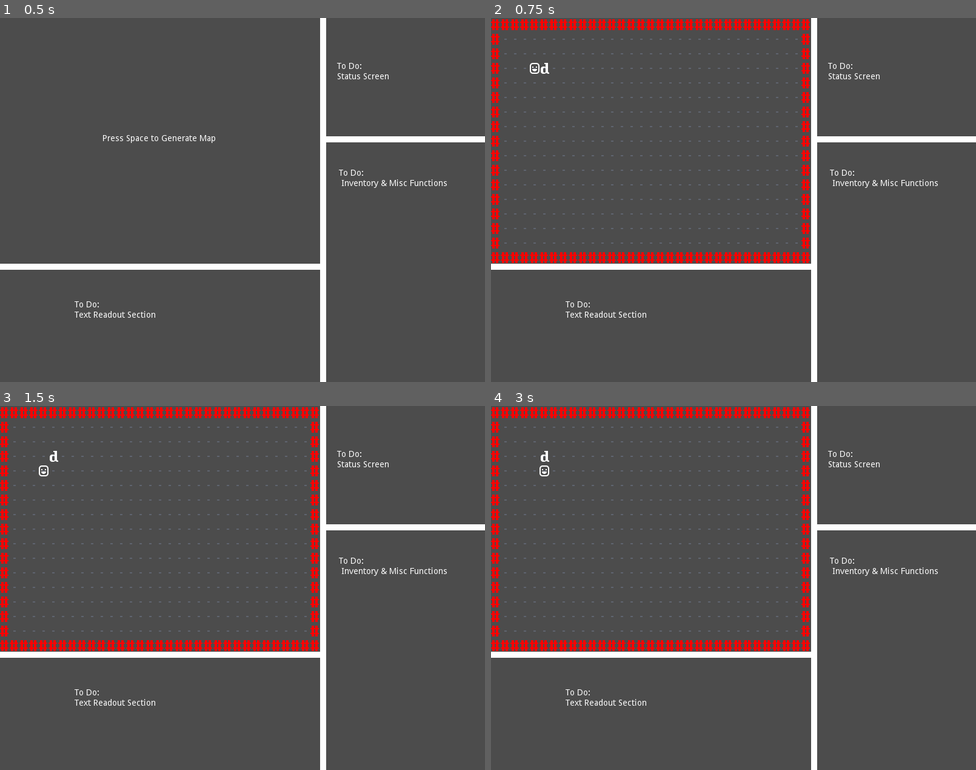
Above: before the commit, frames 1-4 (two rows, left to right).
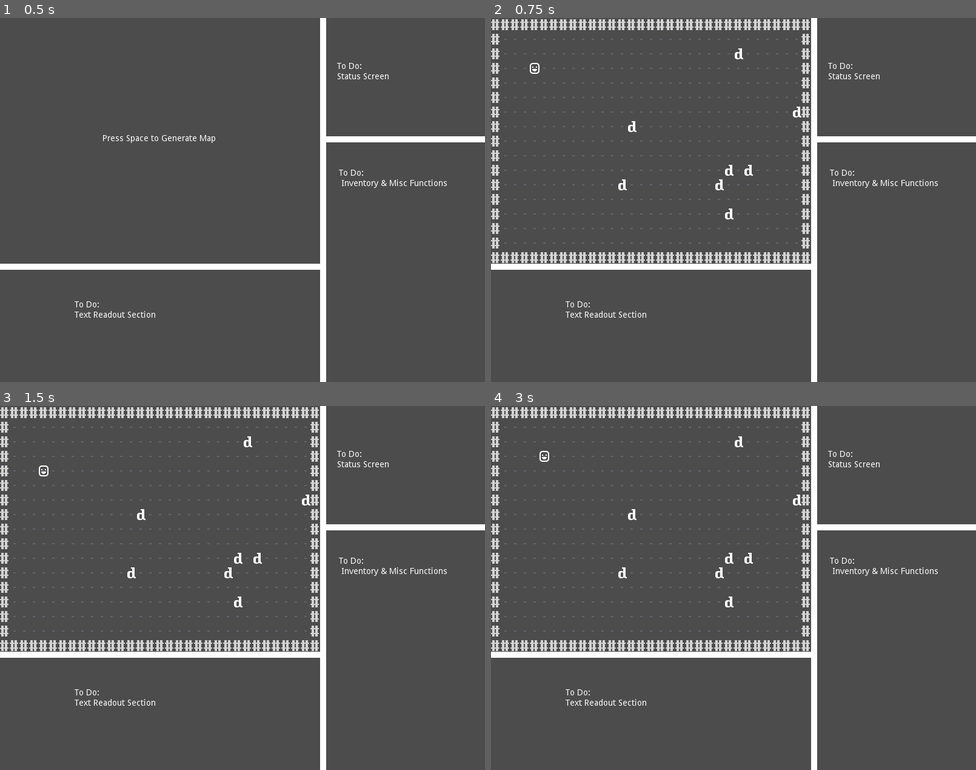
Above: after the commit, the same moments.

Repository: Zedalgo/GodotRogueSD
Game: Godot game, scene res://scene/main/MainScene.tscn
Two runs of this game, one before a commit and one after it. Both use one fixed random seed, a clock stepped at 60 frames per second and the inputs below.
Inputs (mouse positions are in pixels of both pictures, inside the frame that each line leads up to):
- Up to frame 1 (0.5 s): no input
- Up to frame 2 (0.75 s): tap Space (start_game) at 0.5 s; move the mouse to (840, 181) at 0.52 s; press the mouse at (840, 181) at 0.53 s; hold Right (move_right) from 0.53 s (still down)
- Up to frame 3 (1.5 s): tap Space (start_game) at 0.8, 1.25, 1.35 s; move the mouse to (145, 606) at 1.27 s; release Right (move_right) at 1.28 s; release the mouse at (145, 606) at 1.28 s; hold Down (move_down) from 1.28 s (still down)
- Up to frame 4 (3 s): click (636, 606) at 1.55 s; tap Space (start_game) at 2, 2.3, 2.75, 2.85 s; move the mouse to (782, 507) at 2.02 s; release Down (move_down) at 2.03 s; press the mouse at (782, 507) at 2.03 s; hold Right (move_right) 2.03-2.78 s; move the mouse to (709, 660) at 2.77 s; release the mouse at (709, 660) at 2.78 s; hold Up (move_up) from 2.78 s (still down)

Frame 1 is identical in both runs. In frame 2, 3.6% of the frame differs, in the area x 0-66%, y 0-68%; in frame 3, 3.6%; in frame 4, 3.7%.
Error before the commit: Invalid get index '36' (on base: 'Array'). (res://scene/main/MainScene.gd:88)

Commit message:
attacking works, dead entities leave corpses

Diff:
--- a/project.godot
+++ b/project.godot
@@ -10,7 +10,6 @@
 
 _global_script_classes=[  ]
 _global_script_class_icons={
-
 }
 
 [application]
@@ -27,7 +26,7 @@
 
 start_game={
 "deadzone": 0.5,
-"events": [ Object(InputEventKey,"resource_local_to_scene":false,"resource_name":"","device":0,"alt":false,"shift":false,"control":false,"meta":false,"command":false,"pressed":false,"scancode":32,"unicode":0,"echo":false,"script":null)
+"events": [ Object(InputEventKey,"resource_local_to_scene":false,"resource_name":"","device":0,"alt":false,"shift":false,"control":false,"meta":false,"command":false,"pressed":false,"scancode":32,"physical_scancode":0,"unicode":0,"echo":false,"script":null)
  ]
 }
 select={
@@ -37,27 +36,27 @@
 }
 move_up={
 "deadzone": 0.5,
-"events": [ Object(InputEventKey,"resource_local_to_scene":false,"resource_name":"","device":0,"alt":false,"shift":false,"control":false,"meta":false,"command":false,"pressed":false,"scancode":16777232,"unicode":0,"echo":false,"script":null)
+"events": [ Object(InputEventKey,"resource_local_to_scene":false,"resource_name":"","device":0,"alt":false,"shift":false,"control":false,"meta":false,"command":false,"pressed":false,"scancode":16777232,"physical_scancode":0,"unicode":0,"echo":false,"script":null)
  ]
 }
 move_down={
 "deadzone": 0.5,
-"events": [ Object(InputEventKey,"resource_local_to_scene":false,"resource_name":"","device":0,"alt":false,"shift":false,"control":false,"meta":false,"command":false,"pressed":false,"scancode":16777234,"unicode":0,"echo":false,"script":null)
+"events": [ Object(InputEventKey,"resource_local_to_scene":false,"resource_name":"","device":0,"alt":false,"shift":false,"control":false,"meta":false,"command":false,"pressed":false,"scancode":16777234,"physical_scancode":0,"unicode":0,"echo":false,"script":null)
  ]
 }
 move_left={
 "deadzone": 0.5,
-"events": [ Object(InputEventKey,"resource_local_to_scene":false,"resource_name":"","device":0,"alt":false,"shift":false,"control":false,"meta":false,"command":false,"pressed":false,"scancode":16777231,"unicode":0,"echo":false,"script":null)
+"events": [ Object(InputEventKey,"resource_local_to_scene":false,"resource_name":"","device":0,"alt":false,"shift":false,"control":false,"meta":false,"command":false,"pressed":false,"scancode":16777231,"physical_scancode":0,"unicode":0,"echo":false,"script":null)
  ]
 }
 move_right={
 "deadzone": 0.5,
-"events": [ Object(InputEventKey,"resource_local_to_scene":false,"resource_name":"","device":0,"alt":false,"shift":false,"control":false,"meta":false,"command":false,"pressed":false,"scancode":16777233,"unicode":0,"echo":false,"script":null)
+"events": [ Object(InputEventKey,"resource_local_to_scene":false,"resource_name":"","device":0,"alt":false,"shift":false,"control":false,"meta":false,"command":false,"pressed":false,"scancode":16777233,"physical_scancode":0,"unicode":0,"echo":false,"script":null)
  ]
 }
 debug_key={
 "deadzone": 0.5,
-"events": [ Object(InputEventKey,"resource_local_to_scene":false,"resource_name":"","device":0,"alt":false,"shift":false,"control":false,"meta":false,"command":false,"pressed":false,"scancode":39,"unicode":0,"echo":false,"script":null)
+"events": [ Object(InputEventKey,"resource_local_to_scene":false,"resource_name":"","device":0,"alt":false,"shift":false,"control":false,"meta":false,"command":false,"pressed":false,"scancode":39,"physical_scancode":0,"unicode":0,"echo":false,"script":null)
  ]
 }
 
--- a/scene/main/MainScene.gd
+++ b/scene/main/MainScene.gd
@@ -4,6 +4,8 @@
 var _wall_scene:PackedScene = preload("res://sprite/Wall.tscn")
 var _player_scene:PackedScene = preload("res://sprite/Player.tscn")
 var _dwarf_scene:PackedScene = preload("res://sprite/Dwarf.tscn")
+var _corpse_scene:PackedScene = preload("res://sprite/Corpse.tscn")
+
 
 var _new_GetCoord = preload("res://library/GetCoord.gd").new()
 
@@ -65,28 +67,38 @@
 				get_parent().add_child(_floor)
 				map[i].append(_floor)
 
-	for i in range(33):
-		for j in range(17):
-			if map[i][j].walkable == false:
-				map[i][j].modulate = Color(1, 0, 0)
-
-	var dwarf = _dwarf_scene.instance()
-	dwarf.position = _new_GetCoord.index_to_vector(5, 3)
-	get_parent().add_child(dwarf)
-	entities.append(dwarf)
+	# Turns the walls red via Color(R, G, B), floats[0-1]
+#	for i in range(33):
+#		for j in range(17):
+#			if map[i][j].walkable == false:
+#				map[i][j].modulate = Color(1, 0, 0)
 
 	player = _player_scene.instance()
 	player.position = _new_GetCoord.index_to_vector(3, 3)
 	get_parent().add_child(player)
 	entities.append(player)
 
+	for _i in range(8):
+		var dwarf = _dwarf_scene.instance()
+		dwarf.entity_name = "dwarf"
+		dwarf.position = _new_GetCoord.index_to_vector(round(rand_range(1, 32)), round(rand_range(1, 15)))
+		get_parent().add_child(dwarf)
+		print(dwarf.name)
+		entities.append(dwarf)
 
+	print(entities)
+
+# Identifies any entities in a grid index tile and prints them to the console
+# Creatures use .entity_name instead of .name because godot won't let two nodes share a .name
 func get_clicked_grid_tile():
 	var click_loc = get_global_mouse_position()
-	var index_loc = _new_GetCoord.vector_to_index(click_loc.x, click_loc.y)
-	print(index_loc)
-	print(map[index_loc.x][index_loc.y].walkable)
-	return Vector2(index_loc)
+	var location:Vector2 = _new_GetCoord.vector_to_index(click_loc.x, click_loc.y)
+	location = _new_GetCoord.index_to_vector(location.x, location.y)
+	var entity:String = "nothing"
+	for i in range(entities.size()):
+		if entities[i].position == location:
+			entity = "a %s " % entities[i].entity_name
+	print("There is ", entity)
 
 func try_move(dx, dy):
 	var try_vec_x = player.position.x + (dx * tile_width)
@@ -95,15 +107,34 @@
 	if map[try_index.x][try_index.y].walkable == false:
 		print("That's a wall")
 	else:
-		var blocking_entity:bool = false
+		var entity_is_blocking:bool = false
+		var blocking_entity
 		for i in range(entities.size()):
-			if entities[i].position == Vector2(try_vec_x, try_vec_y):
-				blocking_entity = true
+			if entities[i].position == Vector2(try_vec_x, try_vec_y) && entities[i].walkable == false:
+				entity_is_blocking = true
+				blocking_entity = entities[i]
 
-		if blocking_entity == true:
-			print("Something's in the way")
+		if  entity_is_blocking == true:
+			print("Something's in the way, and you strike it!")
+			attack(player, blocking_entity)
 		else:
 			player.position.x = try_vec_x
 			player.position.y = try_vec_y
 
-		blocking_entity = false
+		entity_is_blocking = false
+
+func attack(attacker, defender):
+	defender.health -= attacker.damage
+	# checks health and creates corpses for dead entities, will need to move to it's own function later
+	if defender.health <= 0:
+		var corpse = _corpse_scene.instance()
+		corpse.position = defender.position
+		corpse.entity_name = "%s corpse" % defender.entity_name
+		get_parent().add_child(corpse)
+		entities.append(corpse)
+		# The godot node isn't removed by the next line, so I'll need to find a way to do something about that later
+		defender.visible = false
+		for i in range(entities.size()):
+			if entities[i].position == defender.position:
+				entities.remove(i)
+				break
--- a/scene/main/Notes about using godot functions.gd
+++ b/scene/main/Notes about using godot functions.gd
@@ -1,16 +1,4 @@
-extends Node
+extends Node2D
 
-
-# Declare member variables here. Examples:
-# var a = 2
-# var b = "text"
-
-
-# Called when the node enters the scene tree for the first time.
-func _ready():
-	pass # Replace with function body.
-
-
-# Called every frame. 'delta' is the elapsed time since the previous frame.
-#func _process(delta):
-#	pass
+# Color function is the format Color(#, #, #) where each value is a float from 0 to 1
+# Use with .modulate to change sprite color
--- /dev/null
+++ b/sprite/Corpse.gd
@@ -0,0 +1,4 @@
+extends Sprite
+
+export var entity_name:String
+export var walkable:bool = true
--- /dev/null
+++ b/sprite/Corpse.tscn
@@ -0,0 +1,14 @@
+[gd_scene load_steps=4 format=2]
+
+[ext_resource path="res://resource/CursesVectorMain 16x24.png" type="Texture" id=1]
+[ext_resource path="res://sprite/Corpse.gd" type="Script" id=2]
+
+[sub_resource type="AtlasTexture" id=1]
+flags = 4
+atlas = ExtResource( 1 )
+region = Rect2( 80, 48, 16, 24 )
+
+[node name="Sprite" type="Sprite"]
+modulate = Color( 0.764706, 0.137255, 0.137255, 1 )
+texture = SubResource( 1 )
+script = ExtResource( 2 )
--- a/sprite/Dwarf.gd
+++ b/sprite/Dwarf.gd
@@ -1,6 +1,6 @@
 extends Sprite
 
-
+export var damage:int = 3
+export var entity_name:String = "Dwarf"
 export var health:int = 10
-#export var entity_name:String
 export var walkable:bool = false
--- a/sprite/Player.gd
+++ b/sprite/Player.gd
@@ -1 +1,5 @@
 extends Node2D
+
+export var entity_name:String = "Player"
+export var health:int = 20
+export var damage:int = 10
